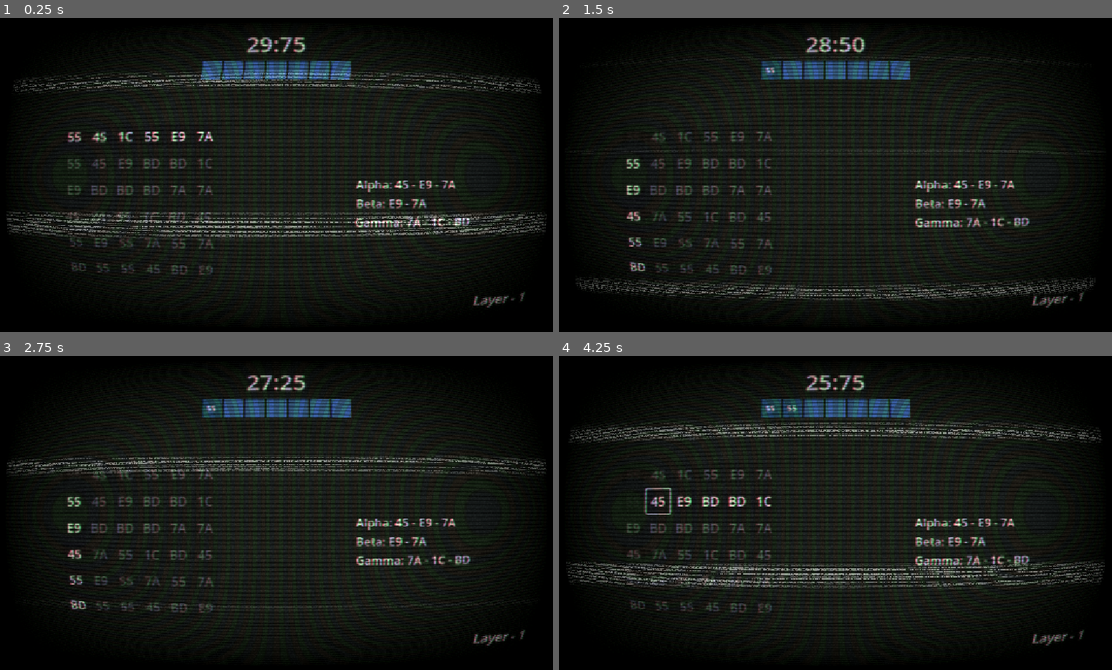
Above: before the commit, frames 1-4 (two rows, left to right).
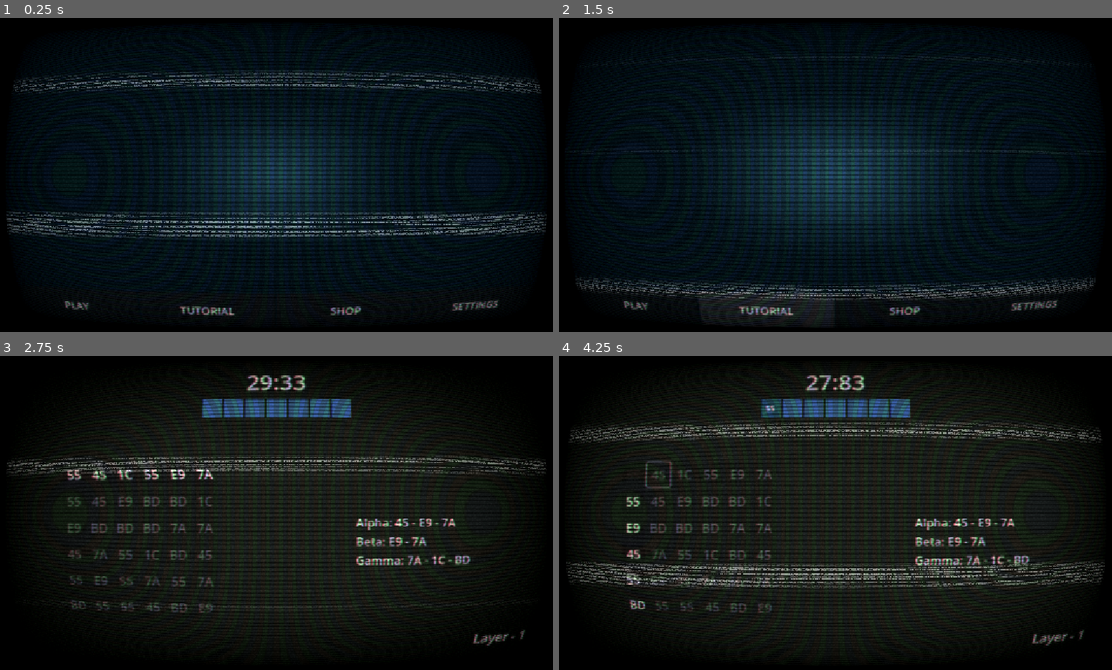
Above: after the commit, the same moments.

Repository: Martisos/Data-Hack-Minigame
Game: Godot game, scene res://scenes/menu.tscn
The game is run twice, just before and just after one commit, with the same random seed, the same clock (stepped at 60 frames per second) and the same inputs. Before the commit the project starts from res://scenes/main_game.tscn.
Inputs (mouse positions are in pixels of both pictures, inside the frame that each line leads up to):
- Up to frame 1 (0.25 s): no input
- Up to frame 2 (1.5 s): click (630, 137) at 0.5 s, where only the run before the commit has a clickable "55"; click (763, 316) at 1.25 s, where only the run after the commit has a clickable "TUTORIAL"
- Up to frame 3 (2.75 s): click (60, 654) at 2 s, where only the run after the commit has a clickable "PLAY"
- Up to frame 4 (4.25 s): click "55" at 2.75 s; tap Enter at 3.5 s; move the mouse to (962, 497) at 3.52 s; hold Right from 3.53 s (still down); tap Alt at 3.6 s; click (962, 497) at 3.67 s

The runs differ from the first frame. In frame 1, 14% of the frame differs, in the area x 11-95%, y 5-95%; in frame 2, 17%, in the area x 11-95%, y 5-98%; in frame 3, 1.0%; in frame 4, 1.2%.

Commit message:
Main Menu Update

Diff:
--- a/project.godot
+++ b/project.godot
@@ -11,7 +11,7 @@
 [application]
 
 config/name="Data Hack"
-run/main_scene="uid://b4ofl3qyv3r2b"
+run/main_scene="uid://bp1qf34d5iyxg"
 config/features=PackedStringArray("4.7", "Mobile")
 config/icon="res://icon.svg"
 
--- a/scenes/main_game.tscn
+++ b/scenes/main_game.tscn
@@ -11,6 +11,8 @@
 shader_parameter/color_edge = Color(0.04867436, 0.06721404, 0.039390393, 1)
 shader_parameter/radius = 0.4810000228475
 shader_parameter/smoothness = 0.2
+shader_parameter/pulse_speed = 2.0
+shader_parameter/pulse_strength = 0.05
 
 [node name="MainGame" type="Control" unique_id=1413659655]
 layout_mode = 3
--- a/scenes/menu.tscn
+++ b/scenes/menu.tscn
@@ -1,6 +1,17 @@
 [gd_scene format=3 uid="uid://bp1qf34d5iyxg"]
 
 [ext_resource type="Script" uid="uid://bcigapopdiblk" path="res://scripts/menu.gd" id="1_yqeox"]
+[ext_resource type="Shader" uid="uid://d1obtfdchm4m3" path="res://shaders/gradient.gdshader" id="2_vjb58"]
+[ext_resource type="PackedScene" uid="uid://coudwahq5vxea" path="res://scenes/shader_layer.tscn" id="3_con2f"]
+
+[sub_resource type="ShaderMaterial" id="ShaderMaterial_0rdsr"]
+shader = ExtResource("2_vjb58")
+shader_parameter/color_center = Color(0.043137256, 0.30980393, 0.42352942, 1)
+shader_parameter/color_edge = Color(0.006291462, 0.10772786, 0.1584265, 1)
+shader_parameter/radius = 0.0530000025175
+shader_parameter/smoothness = 0.2
+shader_parameter/pulse_speed = 1.0000000475
+shader_parameter/pulse_strength = 0.05
 
 [node name="Menu" type="Control" unique_id=486893638]
 layout_mode = 3
@@ -12,39 +23,65 @@
 script = ExtResource("1_yqeox")
 
 [node name="ColorRect" type="ColorRect" parent="." unique_id=1302372200]
+material = SubResource("ShaderMaterial_0rdsr")
 layout_mode = 1
 anchors_preset = 15
 anchor_right = 1.0
 anchor_bottom = 1.0
 grow_horizontal = 2
 grow_vertical = 2
-color = Color(0.11634249, 0.26463008, 0.24043456, 1)
+color = Color(0.043137256, 0.30980393, 0.42352942, 1)
 
 [node name="Control" type="Control" parent="." unique_id=1168239398]
-anchors_preset = 0
-offset_left = 51.0
-offset_top = 68.0
-offset_right = 190.0
-offset_bottom = 197.0
+layout_mode = 1
+anchors_preset = 15
+anchor_right = 1.0
+anchor_bottom = 1.0
+grow_horizontal = 2
+grow_vertical = 2
 metadata/_edit_group_ = true
 
-[node name="VBoxContainer" type="VBoxContainer" parent="Control" unique_id=615233037]
-layout_mode = 0
-offset_right = 236.0
-offset_bottom = 141.0
+[node name="VBoxContainer" type="HBoxContainer" parent="Control" unique_id=525345583]
+layout_mode = 1
+anchors_preset = 7
+anchor_left = 0.5
+anchor_top = 1.0
+anchor_right = 0.5
+anchor_bottom = 1.0
+offset_left = -576.0
+offset_top = -82.0
+offset_right = 576.0
+grow_horizontal = 2
+grow_vertical = 0
+alignment = 1
 
 [node name="PlayButton" type="Button" parent="Control/VBoxContainer" unique_id=571499666]
 layout_mode = 2
+size_flags_horizontal = 3
+theme_override_font_sizes/font_size = 24
 text = "PLAY"
+
+[node name="TutorialButton" type="Button" parent="Control/VBoxContainer" unique_id=1334116581]
+layout_mode = 2
+size_flags_horizontal = 3
+theme_override_font_sizes/font_size = 24
+text = "TUTORIAL"
 
 [node name="ShopButton" type="Button" parent="Control/VBoxContainer" unique_id=1232741697]
 layout_mode = 2
+size_flags_horizontal = 3
+theme_override_font_sizes/font_size = 24
 text = "SHOP"
 
 [node name="OptionsButton" type="Button" parent="Control/VBoxContainer" unique_id=587551361]
 layout_mode = 2
+size_flags_horizontal = 3
+theme_override_font_sizes/font_size = 24
 text = "SETTINGS"
 
+[node name="ShaderLayer" parent="." unique_id=1508165670 instance=ExtResource("3_con2f")]
+
 [connection signal="pressed" from="Control/VBoxContainer/PlayButton" to="." method="_on_play_button_pressed"]
+[connection signal="pressed" from="Control/VBoxContainer/TutorialButton" to="." method="_on_tutorial_button_pressed"]
 [connection signal="pressed" from="Control/VBoxContainer/ShopButton" to="." method="_on_shop_button_pressed"]
 [connection signal="pressed" from="Control/VBoxContainer/OptionsButton" to="." method="_on_options_button_pressed"]
--- a/scripts/menu.gd
+++ b/scripts/menu.gd
@@ -3,12 +3,16 @@
 @onready var play_button: Button = $Control/VBoxContainer/PlayButton
 @onready var shop_button: Button = $Control/VBoxContainer/ShopButton
 
+var getting_bigger: bool = true
 
-
+func _ready() -> void:
+	pass
 
 func _on_play_button_pressed() -> void:
-	print("play")
+	get_tree().change_scene_to_file("res://scenes/main_game.tscn")
 
+func _on_tutorial_button_pressed() -> void:
+	print("tutorial")
 
 func _on_shop_button_pressed() -> void:
 	print("shop")
--- a/shaders/gradient.gdshader
+++ b/shaders/gradient.gdshader
@@ -6,10 +6,15 @@
 uniform float radius : hint_range(0.0, 1.5) = 0.3;
 uniform float smoothness : hint_range(0.0, 1.0) = 0.2;
 
+uniform float pulse_speed : hint_range(0.0, 10.0) = 2.0;
+uniform float pulse_strength : hint_range(0.0, 0.5) = 0.05;
+
 void fragment() {
     float dist = distance(UV, vec2(0.5, 0.5));
 
-    float t = smoothstep(radius - smoothness, radius + smoothness, dist);
+    float dynamic_radius = radius + sin(TIME * pulse_speed) * pulse_strength;
+
+    float t = smoothstep(dynamic_radius - smoothness, dynamic_radius + smoothness, dist);
 
     COLOR = mix(color_center, color_edge, t);
 }
